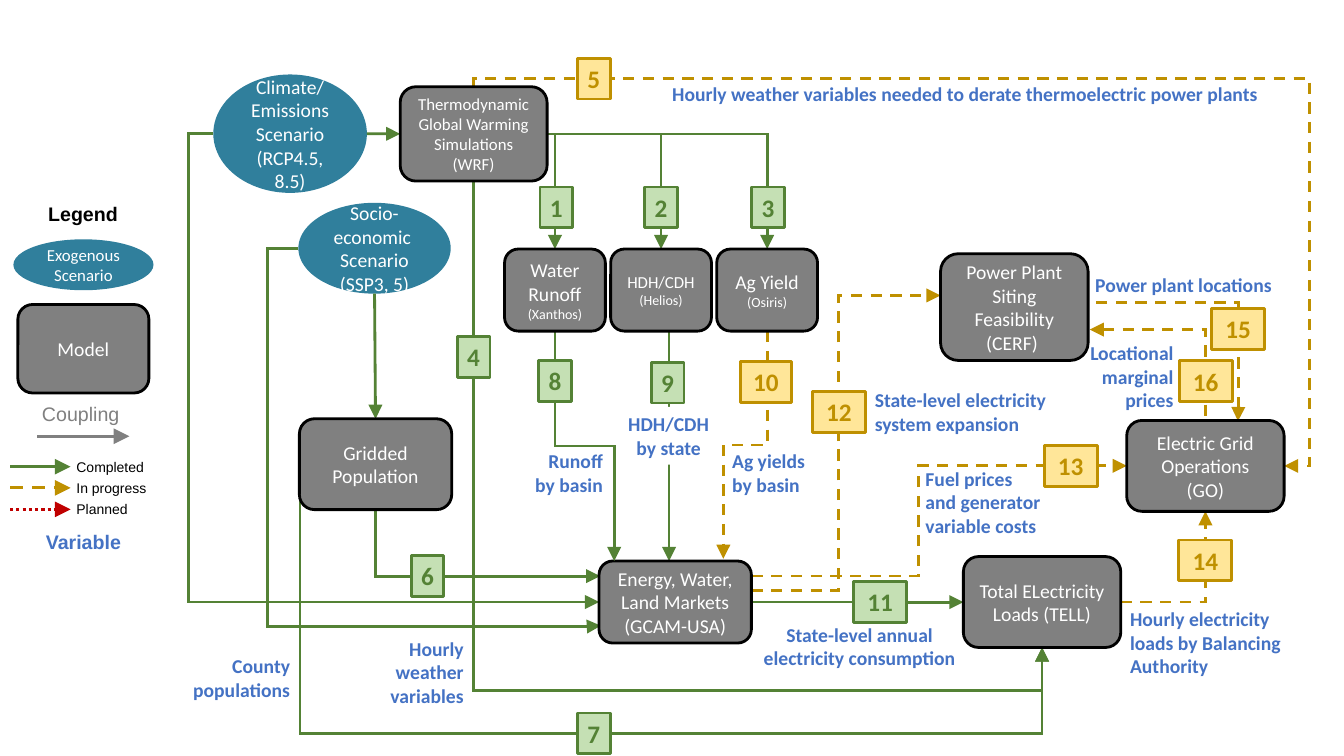
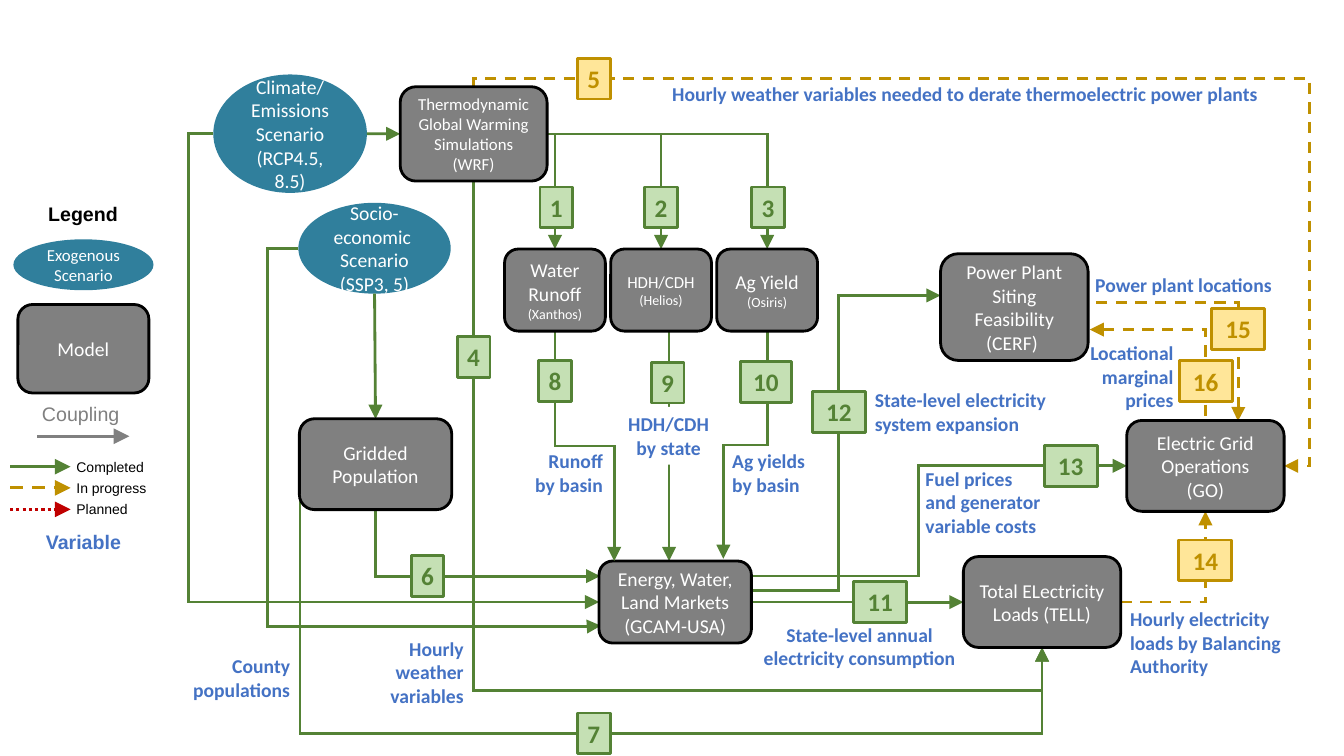
Before and after one commit to IMMM-SFA/exp_group_b, a slide deck: slide 1 of experiment_diagram/experiment-B-N6_interconnect.pptx. Drawn at 1344x756 pixels with LibreOffice and Linux fonts; fonts in the diff are those of the drawing. Boxes give left, top, right and bottom in pixels: in the first picture for what was removed or moved away, otherwise in the second. Text is boxed around its words. In the diff, an @@ line names an element or a change of style, - is before the commit and + after.

```diff
--- a/experiment_diagram/experiment-B-N6_interconnect.pptx
+++ b/experiment_diagram/experiment-B-N6_interconnect.pptx
@@ elbow arrow (751, 591) - (941, 295): stroke #BF9000 2 pt dashed to #548235 2 pt @@
@@ elbow arrow (767, 331) - (724, 559): stroke #BF9000 2 pt dashed to #548235 2 pt @@
@@ text colour #BF9000 to #548235; fill #FFE699 to #C5E0B4; outline #BF9000 2 pt to #548235 2 pt in 3 elements at (813, 391, 866, 432), (1045, 446, 1098, 486), (741, 362, 791, 402) @@
@@ elbow arrow (751, 577) - (1127, 466): stroke #BF9000 2 pt dashed to #548235 2 pt @@
```
Also in this commit, not shown: 1 slide removed, 1 other file.
